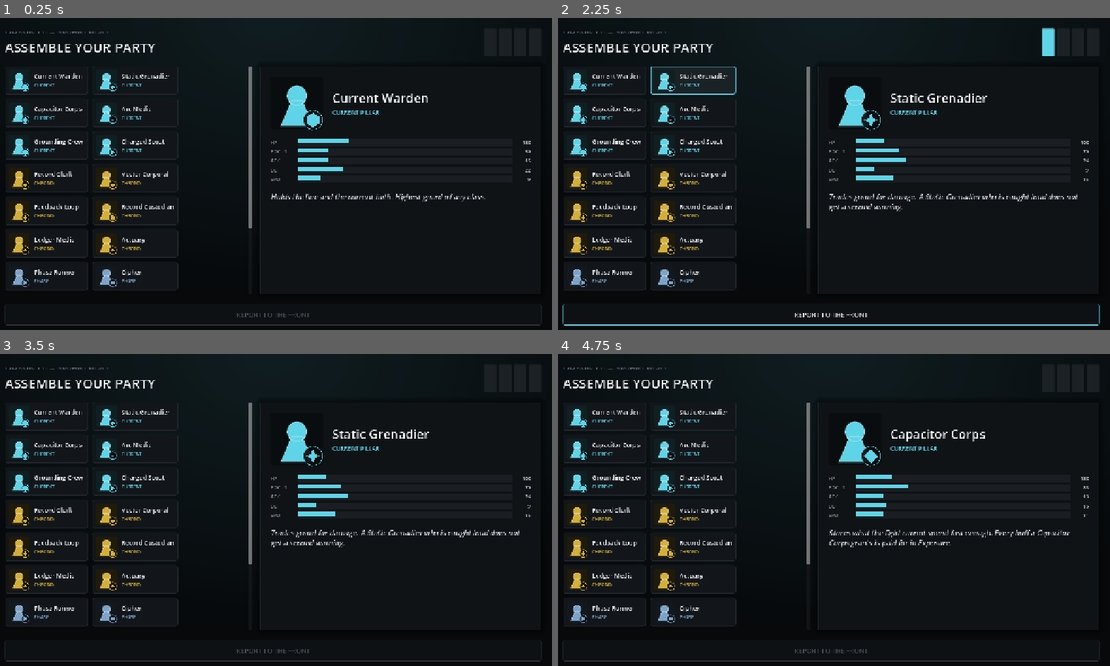
Above: before the commit, frames 1-4 (two rows, left to right).
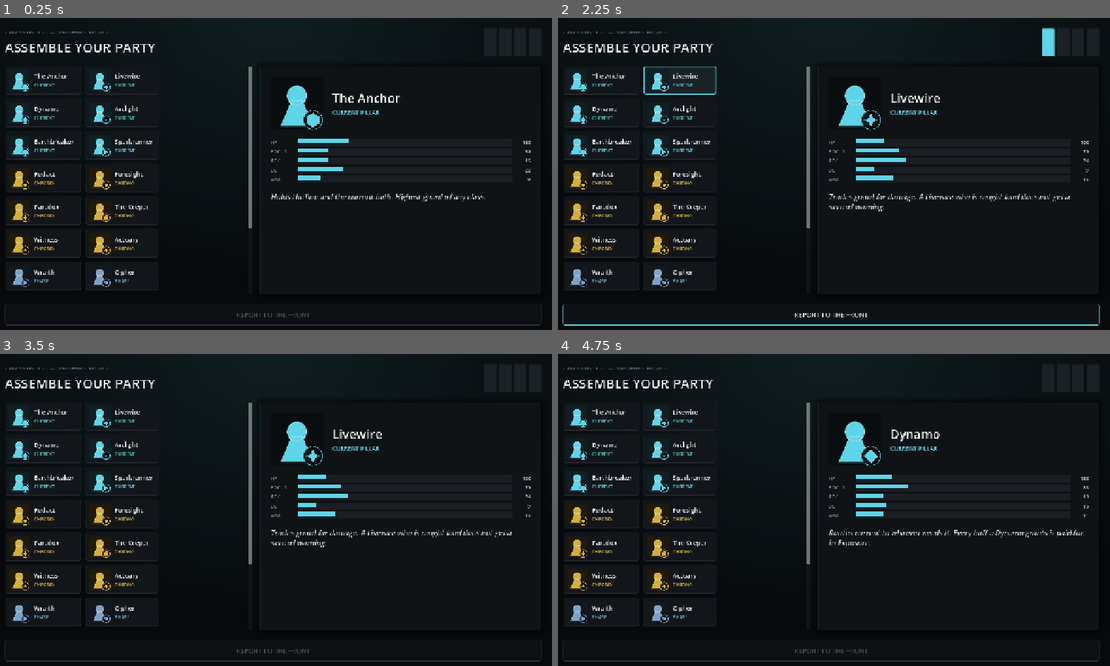
Above: after the commit, the same moments.

Repository: dancockrell/longnight-godot
Game: Godot game, scene res://scenes/ClassSelect.tscn
The game is run twice, just before and just after one commit, with the same random seed, the same clock (stepped at 60 frames per second) and the same inputs. This scene is started directly instead of the project's main scene.
Inputs (mouse positions are in pixels of both pictures, inside the frame that each line leads up to):
- Up to frame 1 (0.25 s): no input
- Up to frame 2 (2.25 s): click (602, 80) at 0.52 s; click (602, 80) at 1.27 s; click (690, 80) at 2.02 s
- Up to frame 3 (3.5 s): click (121, 416) at 2.77 s
- Up to frame 4 (4.75 s): click (602, 447) at 3.52 s; click (602, 447) at 4.27 s

The runs differ from the first frame. In frame 1, 2.8% of the frame differs, in the area x 6-78%, y 17-88%; in frame 2, 3.3%; in frame 3, 3.2%; in frame 4, 3.4%, in the area x 6-96%, y 17-88%.

Commit message:
Codenames, not job titles: these people are superheroes
Dan's correction, direct: "static is a weak electrical adjective... they
are superheroes." He's right and it names the actual defect in the last
two passes. Current Warden, Capacitor Corps, Vector Corporal, Record
Clerk, Threshold Guard - those are personnel ranks. Nobody on a hero
roster is called Corporal or Clerk. A trainee at Camp Iron Bell who gets
struck by Tesla's leftover current doesn't get assigned a rank, they get
a name people use when they talk about what they saw.

Replaced every rank/job-title name with a codename: The Anchor, Livewire,
Dynamo, Arclight, Earthbreaker, Sparkrunner (Current); Redact, Foresight,
Paradox, The Keeper, Witness, Actuary (Chrono); Wraith, Cipher, The
Threshold, Umbra, Mirage, Attenuator (Phase). Each still does exactly
what its flavor text says - Dynamo stores and routes current the same
way "Capacitor Corps" did, Redact still weakens the undocumented the same
way "Record Clerk" did - only the name changed, and the two self-
referencing flavor lines (livewire, conduit) were updated to match.

The canon research two commits back wasn't wasted: it's why Livewire,
Wraith, Cipher and Attenuator survive unchanged here - they were already
codename-shaped, just briefly buried under job titles in between. The
personnel-noun register from FLAVOUR-P42-BY-NOUN.md fits the card game's
soldier's-eye institutional voice; Long Night's own playable roster gets
the punchier register its own genre asks for. Two products, one setting,
different registers on purpose.

136 tests unchanged - display names only.

Co-Authored-By: Claude Opus 5 <noreply@anthropic.com>

Diff:
--- a/scripts/data/classes.gd
+++ b/scripts/data/classes.gd
@@ -28,57 +28,57 @@
 ## that is a property of a written individual, not an archetype).
 const ALL := [
 	# ---------------------------------------------------------- CURRENT --
-	{"id":"anchor_current","name":"Current Warden","pillar":CURRENT,"origin_year":1944,"role":"anchor",
+	{"id":"anchor_current","name":"The Anchor","pillar":CURRENT,"origin_year":1944,"role":"anchor",
 	 "hp":180,"focus":50,"atk":15,"def":22,"spd":9,
 	 "flavor":"Holds the line and the current both. Highest guard of any class."},
-	{"id":"livewire","name":"Static Grenadier","pillar":CURRENT,"origin_year":1944,"role":"wildcard",
+	{"id":"livewire","name":"Livewire","pillar":CURRENT,"origin_year":1944,"role":"wildcard",
 	 "hp":100,"focus":70,"atk":24,"def":9,"spd":15,
-	 "flavor":"Trades guard for damage. A Static Grenadier who is caught loud does not get a second warning."},
-	{"id":"conduit","name":"Capacitor Corps","pillar":CURRENT,"origin_year":1944,"role":"quartermaster",
+	 "flavor":"Trades guard for damage. A Livewire who is caught loud does not get a second warning."},
+	{"id":"conduit","name":"Dynamo","pillar":CURRENT,"origin_year":1944,"role":"quartermaster",
 	 "hp":130,"focus":85,"atk":13,"def":15,"spd":11,
-	 "flavor":"Stores what the fight cannot spend fast enough. Every buff a Capacitor Corps grants is paid for in Exposure."},
-	{"id":"arc_medic","name":"Arc Medic","pillar":CURRENT,"origin_year":1944,"role":"medic",
+	 "flavor":"Routes current to whoever needs it. Every buff a Dynamo grants is paid for in Exposure."},
+	{"id":"arc_medic","name":"Arclight","pillar":CURRENT,"origin_year":1944,"role":"medic",
 	 "hp":128,"focus":90,"atk":11,"def":14,"spd":12,
 	 "flavor":"Field medicine run through a coil. Effective, and never once explained to the patient."},
-	{"id":"groundsman","name":"Grounding Crew","pillar":CURRENT,"origin_year":1944,"role":"anchor",
+	{"id":"groundsman","name":"Earthbreaker","pillar":CURRENT,"origin_year":1944,"role":"anchor",
 	 "hp":160,"focus":55,"atk":12,"def":24,"spd":8,
 	 "flavor":"Earths a fight before it earths someone's nervous system. Slow, and very hard to move."},
-	{"id":"voltaic_scout","name":"Charged Scout","pillar":CURRENT,"origin_year":1944,"role":"infiltrator",
+	{"id":"voltaic_scout","name":"Sparkrunner","pillar":CURRENT,"origin_year":1944,"role":"infiltrator",
 	 "hp":112,"focus":75,"atk":18,"def":11,"spd":18,
 	 "flavor":"First across the wire, first to draw attention. Fast enough that it rarely matters."},
 	# ----------------------------------------------------------- CHRONO --
-	{"id":"archivist","name":"Record Clerk","pillar":CHRONO,"origin_year":1944,"role":"analyst",
+	{"id":"archivist","name":"Redact","pillar":CHRONO,"origin_year":1944,"role":"analyst",
 	 "hp":118,"focus":95,"atk":12,"def":13,"spd":13,
 	 "flavor":"Weakens what the record already doubts. Strongest against anything undocumented."},
-	{"id":"forecaster","name":"Vector Corporal","pillar":CHRONO,"origin_year":1944,"role":"analyst",
+	{"id":"forecaster","name":"Foresight","pillar":CHRONO,"origin_year":1944,"role":"analyst",
 	 "hp":122,"focus":92,"atk":16,"def":12,"spd":14,
 	 "flavor":"Knows how a fight ends before the first blow. Says nothing, and lands the second one."},
-	{"id":"loop_runner","name":"Feedback Loop","pillar":CHRONO,"origin_year":1944,"role":"wildcard",
+	{"id":"loop_runner","name":"Paradox","pillar":CHRONO,"origin_year":1944,"role":"wildcard",
 	 "hp":108,"focus":80,"atk":20,"def":10,"spd":20,
 	 "flavor":"Acts first, always. A closed loop has to start somewhere."},
-	{"id":"custodian","name":"Record Custodian","pillar":CHRONO,"origin_year":1944,"role":"anchor",
+	{"id":"custodian","name":"The Keeper","pillar":CHRONO,"origin_year":1944,"role":"anchor",
 	 "hp":172,"focus":60,"atk":14,"def":21,"spd":9,
 	 "flavor":"Keeps a record from being altered by keeping the people near it alive."},
-	{"id":"witness","name":"Ledger Medic","pillar":CHRONO,"origin_year":1944,"role":"medic",
+	{"id":"witness","name":"Witness","pillar":CHRONO,"origin_year":1944,"role":"medic",
 	 "hp":124,"focus":88,"atk":10,"def":15,"spd":12,
 	 "flavor":"Heals by making sure a wound was seen and logged. Slower than a bandage. More permanent."},
 	{"id":"actuary","name":"Actuary","pillar":CHRONO,"origin_year":1944,"role":"wildcard",
 	 "hp":114,"focus":78,"atk":22,"def":9,"spd":16,
 	 "flavor":"Works entirely in probabilities. Devastating when the odds run long, silent when they don't."},
 	# ------------------------------------------------------------ PHASE --
-	{"id":"wraith","name":"Phase Runner","pillar":PHASE,"origin_year":1944,"role":"infiltrator",
+	{"id":"wraith","name":"Wraith","pillar":PHASE,"origin_year":1944,"role":"infiltrator",
 	 "hp":102,"focus":90,"atk":21,"def":8,"spd":19,
 	 "flavor":"Half out of phase at all times. Hard to hit. Harder, some nights, to be sure of."},
 	{"id":"cipher","name":"Cipher","pillar":PHASE,"origin_year":1944,"role":"analyst",
 	 "hp":110,"focus":88,"atk":14,"def":11,"spd":15,
 	 "flavor":"Nothing about a Cipher is where it appears to be, including the Cipher."},
-	{"id":"threshold","name":"Threshold Guard","pillar":PHASE,"origin_year":1944,"role":"anchor",
+	{"id":"threshold","name":"The Threshold","pillar":PHASE,"origin_year":1944,"role":"anchor",
 	 "hp":164,"focus":65,"atk":13,"def":20,"spd":10,
 	 "flavor":"Stands in the doorway between here and not-quite-here. Foes find it difficult to commit to a target."},
-	{"id":"shadow_medic","name":"Shadow Medic","pillar":PHASE,"origin_year":1944,"role":"medic",
+	{"id":"shadow_medic","name":"Umbra","pillar":PHASE,"origin_year":1944,"role":"medic",
 	 "hp":120,"focus":86,"atk":10,"def":13,"spd":14,
 	 "flavor":"Treats wounds that have not fully arrived yet. The patient usually feels better before understanding why."},
-	{"id":"rumour","name":"Rumour Runner","pillar":PHASE,"origin_year":1944,"role":"quartermaster",
+	{"id":"rumour","name":"Mirage","pillar":PHASE,"origin_year":1944,"role":"quartermaster",
 	 "hp":116,"focus":82,"atk":12,"def":12,"spd":16,
 	 "flavor":"Spreads a misdirection thin enough that everyone believes a different piece of it."},
 	{"id":"attenuator","name":"Attenuator","pillar":PHASE,"origin_year":1944,"role":"wildcard",
